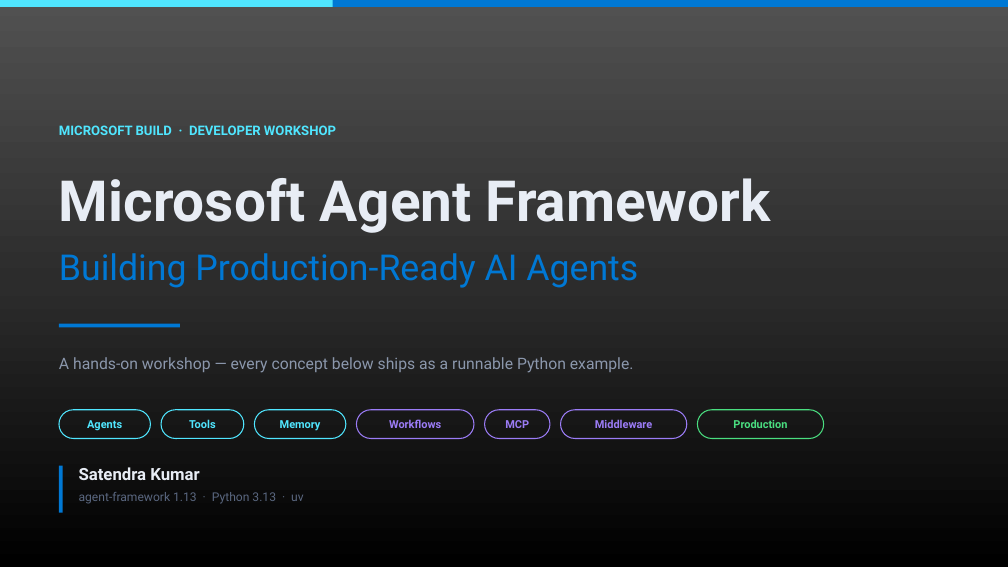
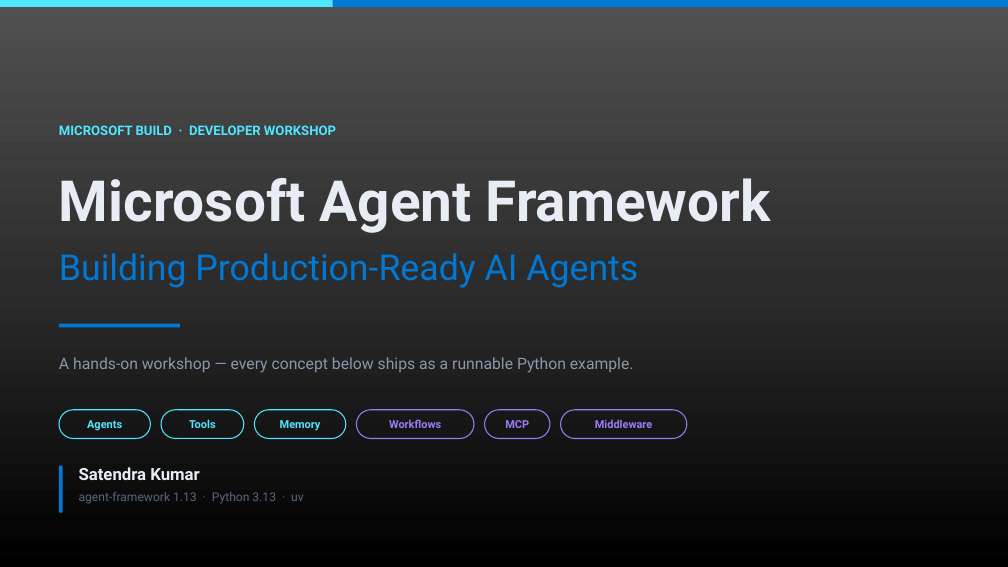
Before and after one commit to satendrakumar/learning-ms-agent-framework, a slide deck: slide 1 of slides/Microsoft-Agent-Framework-Training.pptx. Drawn at 1008x567 pixels with LibreOffice and Linux fonts; fonts in the diff are those of the drawing. Boxes give left, top, right and bottom in pixels: in the first picture for what was removed or moved away, otherwise in the second. Text is boxed around its words. In the diff, an @@ line names an element or a change of style, - is before the commit and + after.

```diff
--- a/slides/Microsoft-Agent-Framework-Training.pptx
+++ b/slides/Microsoft-Agent-Framework-Training.pptx
@@ rounded rectangle removed at (x1=697, y1=410, x2=823, y2=439) @@
-Production
```
Also in this commit, not shown: 2 slides removed, 5 other files.
